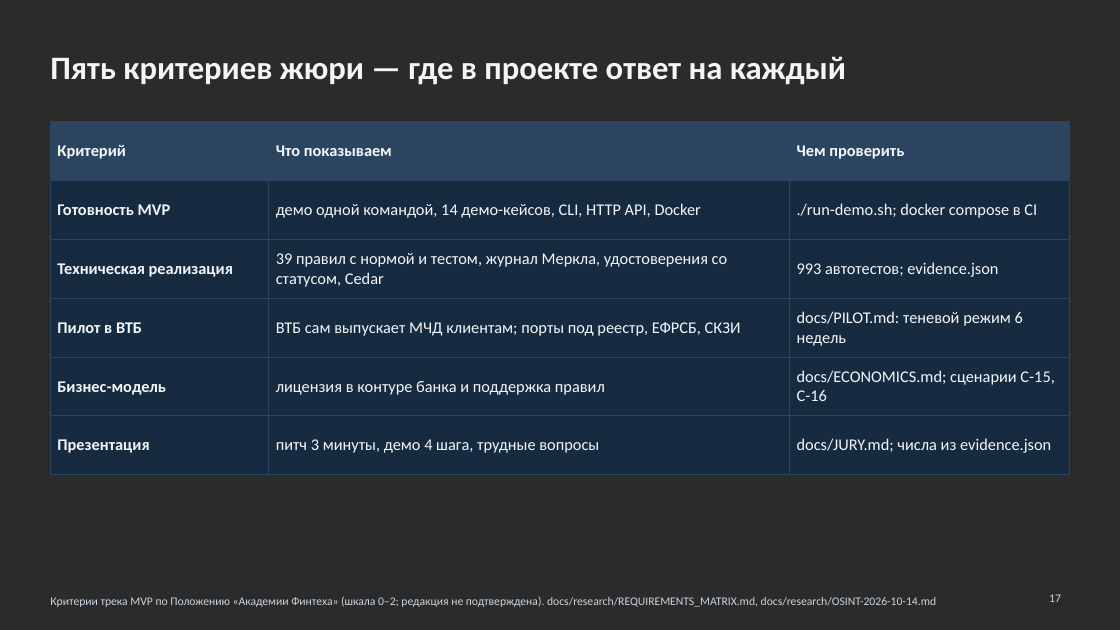
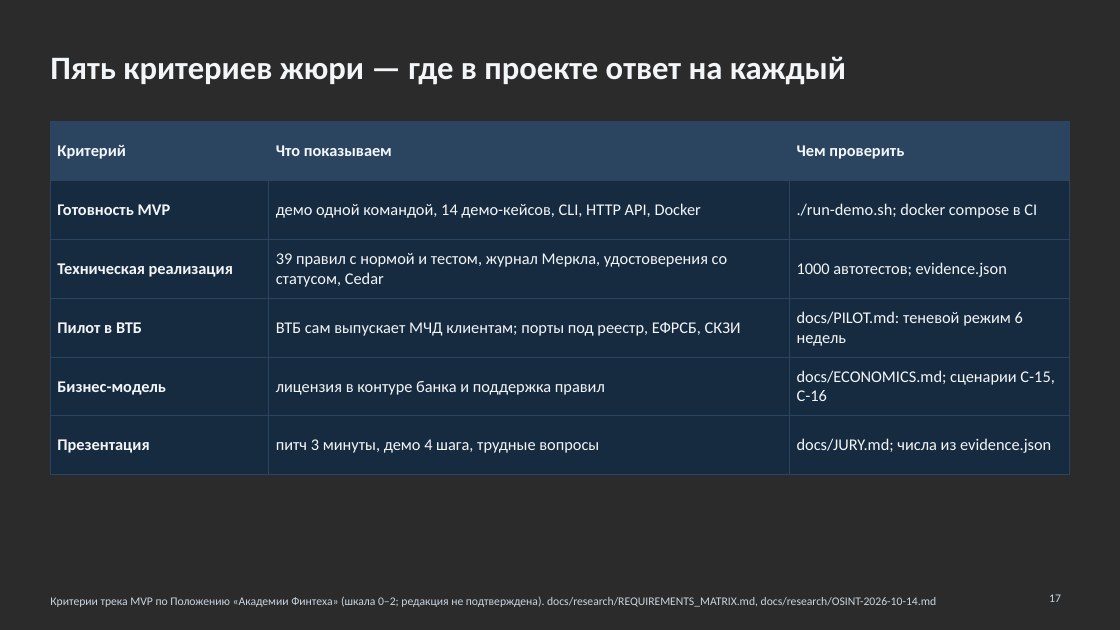
Before and after one commit to KonkovDV/Mandat, a slide deck: slide 17 of submission/slides/Mandat_VTB.pptx. Drawn at 1120x630 pixels with LibreOffice and Linux fonts; fonts in the diff are those of the drawing; background and template pictures are left out; a plain dark background stands for a picture behind light text. Boxes give left, top, right and bottom in pixels: in the first picture for what was removed or moved away, otherwise in the second. Text is boxed around its words. In the diff, an @@ line names an element or a change of style, - is before the commit and + after.

```diff
--- a/submission/slides/Mandat_VTB.pptx
+++ b/submission/slides/Mandat_VTB.pptx
@@ table at box(50, 122, 1070, 457) @@
-row 3, column 3: 993 автотестов; evidence.json
+row 3, column 3: 1000 автотестов; evidence.json
```
Also in this commit, not shown: 2 other slides changed, 10 other files.
